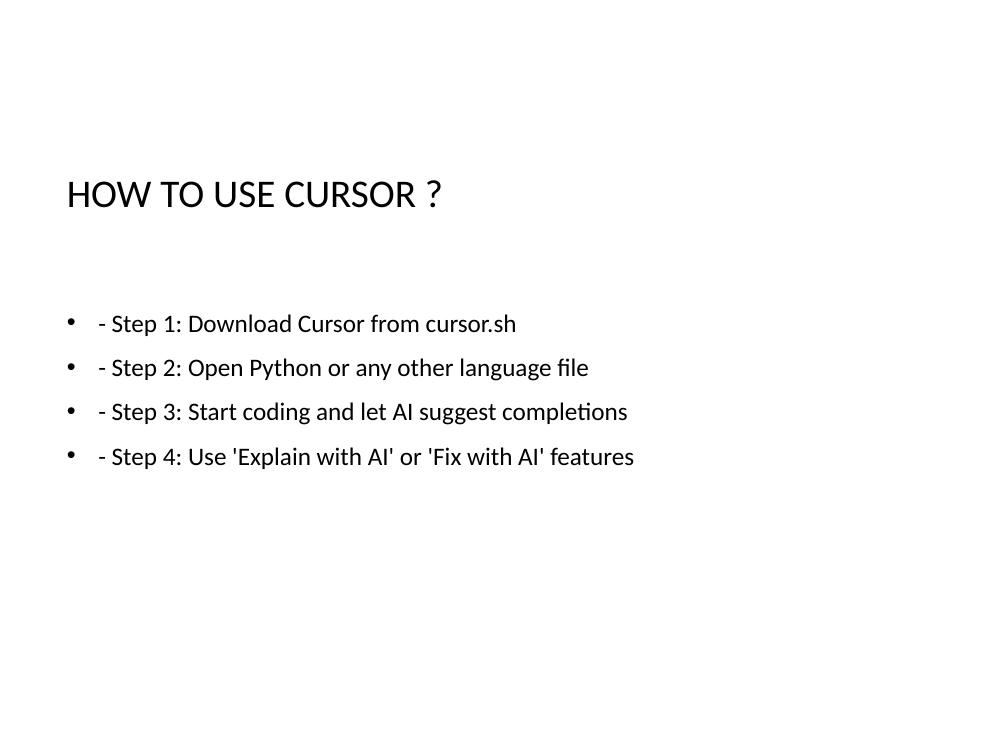
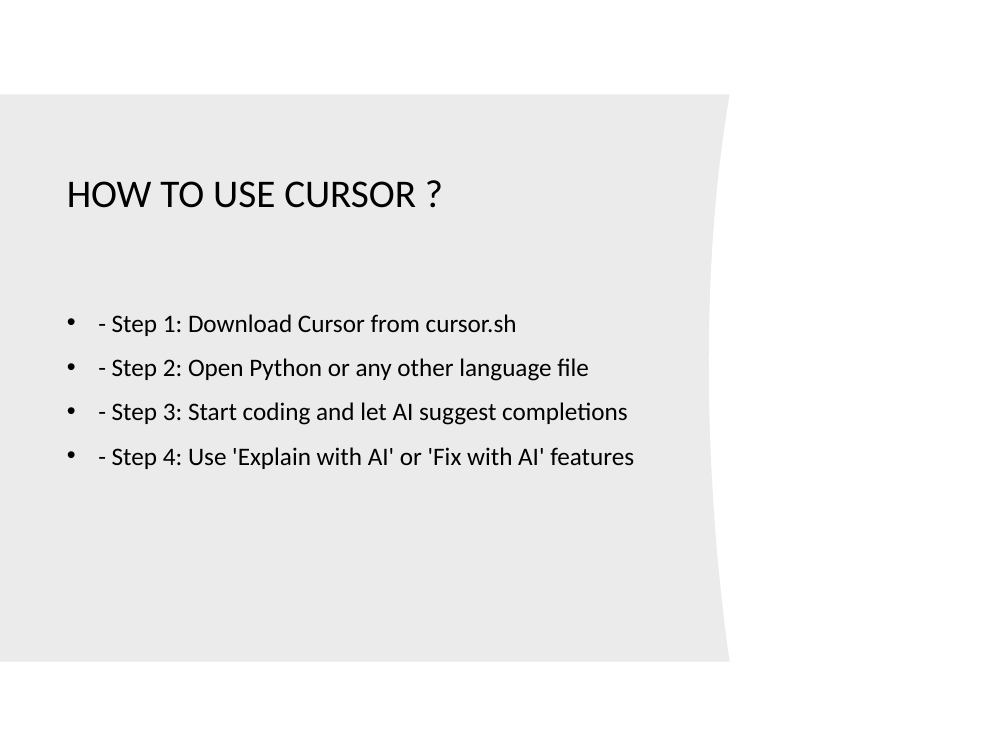
Before and after one commit to sennurrdemir/Cursor-Presentation, a slide deck: slide 5 of AI_Cursor_Presentation.pptx. Drawn at 1008x756 pixels with LibreOffice and Linux fonts; fonts in the diff are those of the drawing; background and template pictures are left out. Boxes give left, top, right and bottom in pixels: in the first picture for what was removed or moved away, otherwise in the second. Text is boxed around its words. In the diff, an @@ line names an element or a change of style, - is before the commit and + after.

```diff
--- a/AI_Cursor_Presentation.pptx
+++ b/AI_Cursor_Presentation.pptx
@@ freeform shape added at (0, 95, 731, 661), fill #EBEBEB @@
```
Also in this commit, not shown: 4 other slides changed, 3 slides added.
